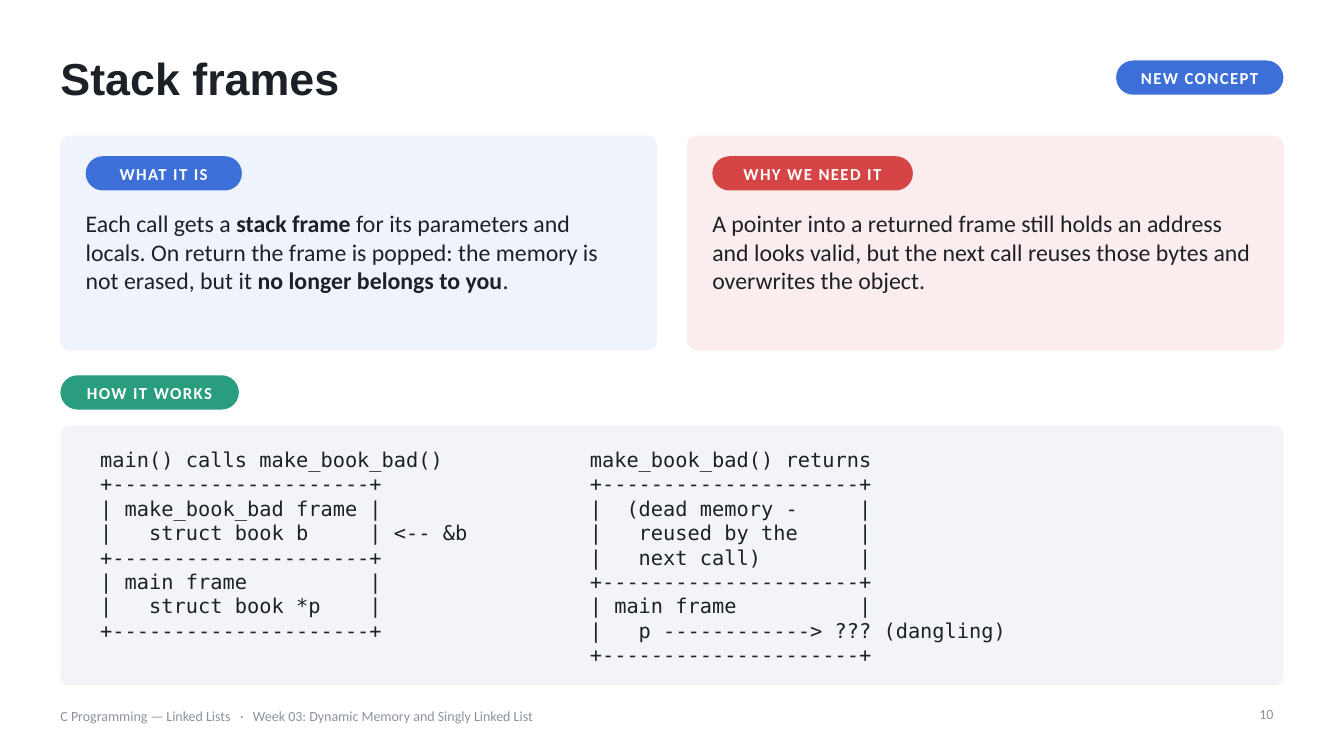
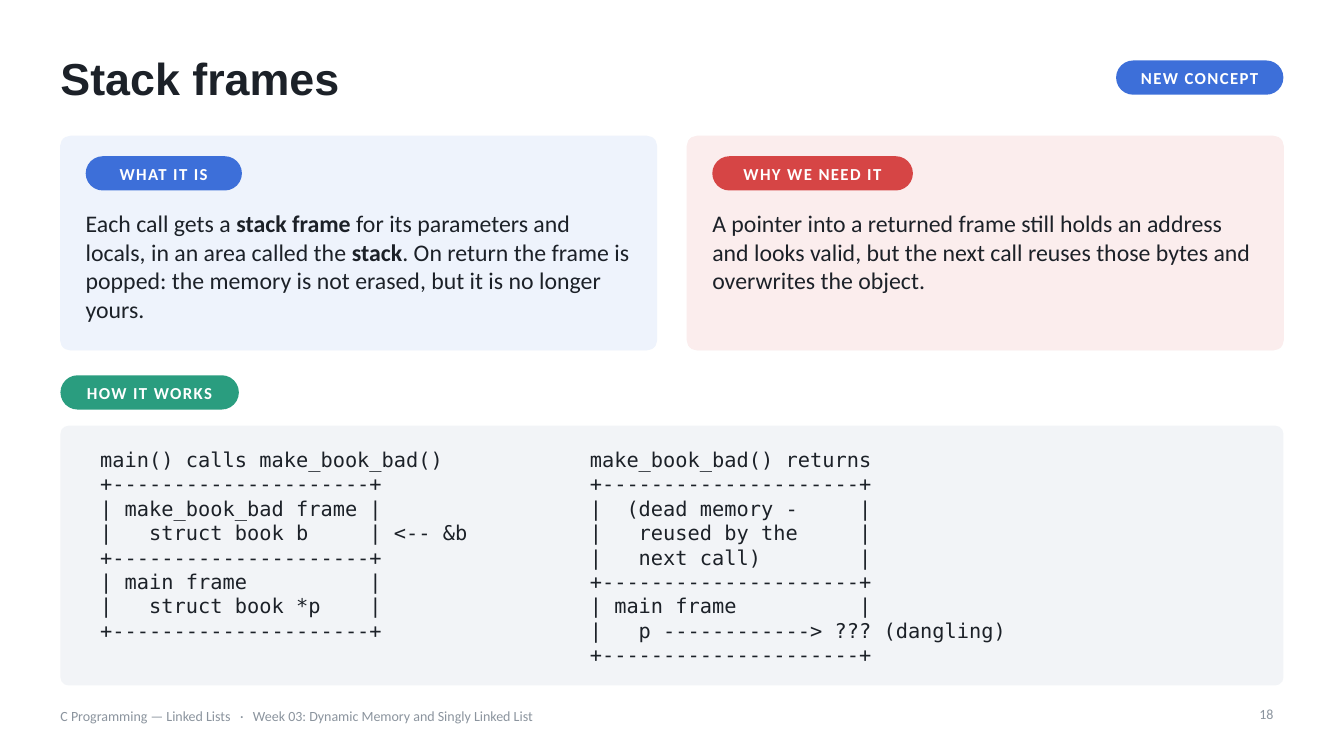
Before and after one commit to seehwan/2026-swcoding, a slide deck: slide 18 of lectures/week03-linked-list/week03-part1-slides.pptx (slide 10 before the commit). Drawn at 1344x756 pixels with LibreOffice and Linux fonts; fonts in the diff are those of the drawing. Boxes give left, top, right and bottom in pixels: in the first picture for what was removed or moved away, otherwise in the second. Text is boxed around its words. In the diff, an @@ line names an element or a change of style, - is before the commit and + after.

```diff
--- a/lectures/week03-linked-list/week03-part1-slides.pptx
+++ b/lectures/week03-linked-list/week03-part1-slides.pptx
@@ text at (86,215,629,322): text changed @@
-Each call gets a stack frame for its parameters and locals. On return the frame is popped: the memory is not erased, but it no longer belongs to you.
+Each call gets a stack frame for its parameters and locals, in an area called the stack. On return the frame is popped: the memory is not erased, but it is no longer yours.
@@ page number at (1259,709,1273,719): text changed @@
-10
+18
```
Also in this commit, not shown: 10 other slides changed, 1 slide added, 3 slides removed, 3 other files.
